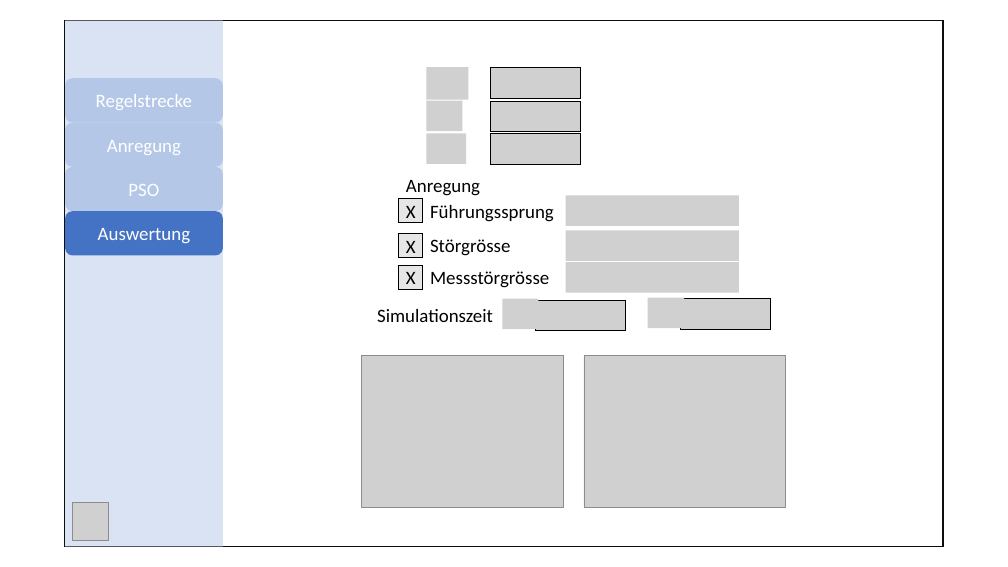
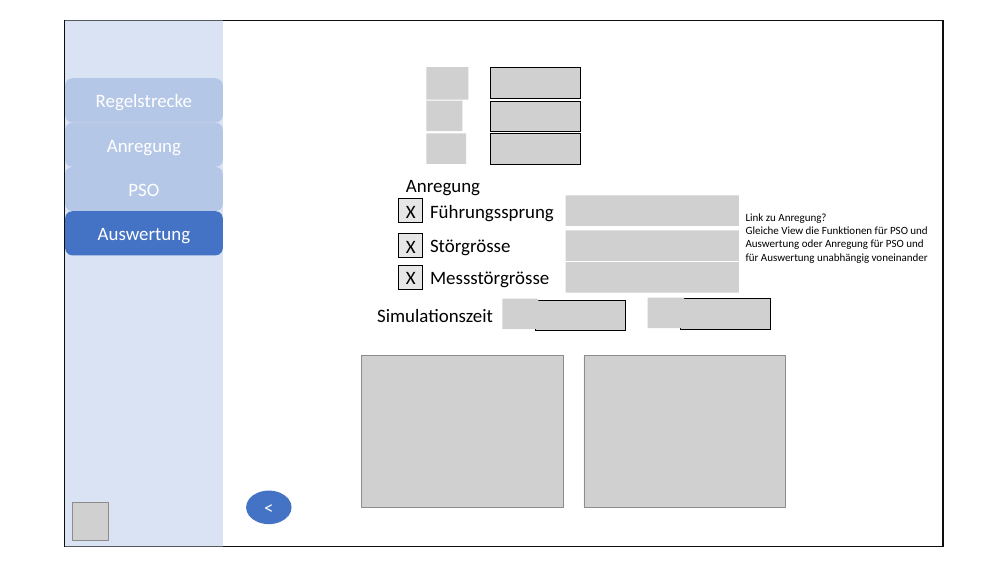
Before and after one commit to staehtho/Control-Optimizer, a slide deck: slide 6 of Dokumente/Wireframe.pptx. Drawn at 1008x567 pixels with LibreOffice and Linux fonts; fonts in the diff are those of the drawing; grey boxes stand for pictures. Boxes give left, top, right and bottom in pixels: in the first picture for what was removed or moved away, otherwise in the second. Text is boxed around its words. In the diff, an @@ line names an element or a change of style, - is before the commit and + after.

```diff
--- a/Dokumente/Wireframe.pptx
+++ b/Dokumente/Wireframe.pptx
@@ text added at bbox=[746, 213, 928, 263], 10.5 pt, text #000000 @@
+Link zu Anregung?
+Gleiche View die Funktionen für PSO und Auswertung oder Anregung für PSO und für Auswertung unabhängig voneinander
@@ ellipse added at bbox=[247, 491, 292, 524], fill #4472C4, 18 pt, text #FFFFFF @@
+<
```
Also in this commit, not shown: 5 other slides changed.
